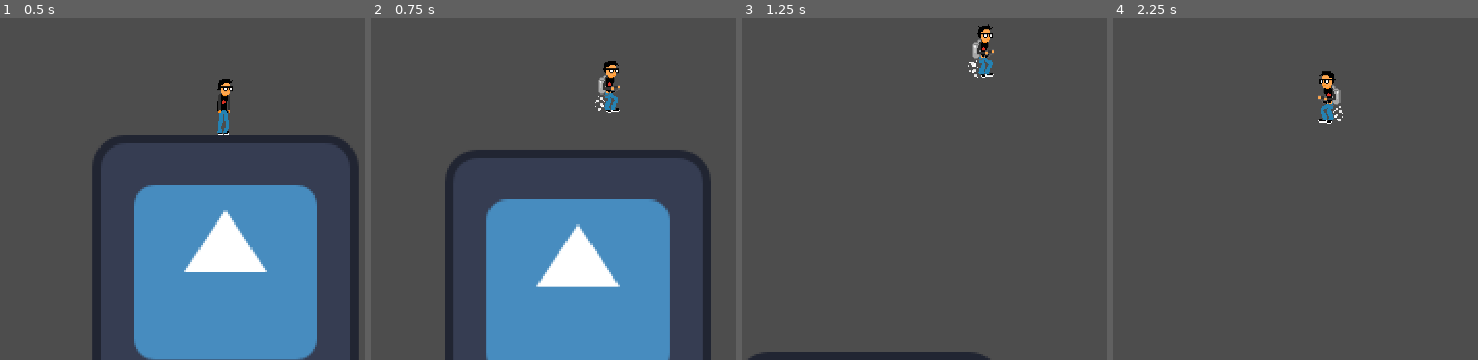
Above: before the commit, frames 1-4 (left to right).
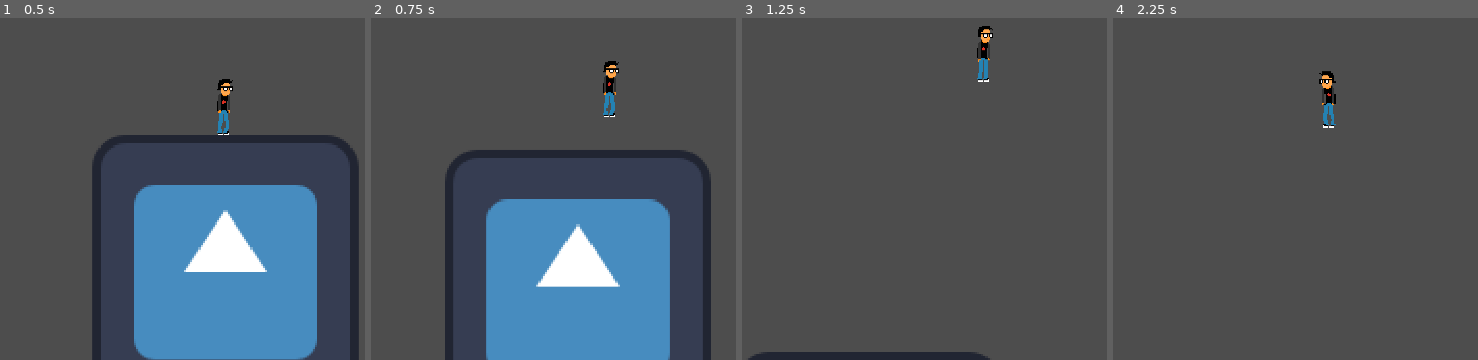
Above: after the commit, the same moments.

Repository: wdsj2127/Where_is_My_Breakfirst
Game: Godot game, scene res://main.tscn
Same seed, same stepped clock (60 frames per second), same inputs: the game is played once before the commit and once after it. The engine's default icon, where the game draws it, is replaced by a stand-in: a white triangle on a blue panel in a dark square.
Inputs (mouse positions are in pixels of both pictures, inside the frame that each line leads up to):
- Up to frame 1 (0.5 s): no input
- Up to frame 2 (0.75 s): tap Enter at 0.5 s; move the mouse to (outside the picture) at 0.52 s; hold D (Right) from 0.53 s (still down); hold W (Lift) from 0.53 s (still down); click (outside the picture) at 0.67 s
- Up to frame 3 (1.25 s): keep holding D (Right); keep holding W (Lift)
- Up to frame 4 (2.25 s): move the mouse to (1178, 158) at 1.27 s; release W (Lift) at 1.28 s; tap W (Lift) at 1.35 s; move the mouse to (1419, 35) at 2.02 s; release D (Right) at 2.03 s; hold A (Left) from 2.03 s (still down); hold W (Lift) from 2.03 s (still down)

Frame 1 is identical in both runs. In frame 2, 0.3% of the frame differs, in the area x 61-69%, y 12-29%; in frame 3, 0.4%, in the area x 61-70%, y 1-19%; in frame 4, 0.4%.

Commit message:
updated
目录结构和角色状态机初步重构

Diff:
--- a/Character/Player/player.gd
+++ /dev/null
@@ -1,12 +0,0 @@
-extends Node
-
-var oxygen = 100
-var fuel = 1000
-
-func _ready() -> void:
-	pass # Replace with function body.
-
-
-# Called every frame. 'delta' is the elapsed time since the previous frame.
-func _process(delta: float) -> void:
-	pass
--- a/Character/Player/player.tscn
+++ b/Character/Player/player.tscn
@@ -1,6 +1,6 @@
 [gd_scene format=3 uid="uid://cpx2lktas4oa"]
 
-[ext_resource type="Script" uid="uid://bbpbf31rcutly" path="res://Character/Player/player_move.gd" id="1_vnk41"]
+[ext_resource type="Script" uid="uid://bqs038wr5ys1" path="res://Character/Player/player_controller.gd" id="1_vnk41"]
 [ext_resource type="Texture2D" uid="uid://devctig6nccxg" path="res://Character/Player/人物动画/站立1.png" id="2_2h1g1"]
 [ext_resource type="Texture2D" uid="uid://beib3nj31saaf" path="res://Character/Player/人物动画/死亡1.png" id="2_xrppt"]
 [ext_resource type="Texture2D" uid="uid://cbi6q5pkd2rja" path="res://Character/Player/人物动画/死亡2.png" id="3_0fghp"]
@@ -160,19 +160,17 @@
 "speed": 6.0
 }]
 
-[node name="CharacterBody2D" type="CharacterBody2D" unique_id=1732956255 node_paths=PackedStringArray("animated_sprite_2d")]
+[node name="Player" type="CharacterBody2D" unique_id=1732956255 node_paths=PackedStringArray("animated_sprite_2d")]
 script = ExtResource("1_vnk41")
-animated_sprite_2d = NodePath("AnimatedSprite2D")
+animated_sprite_2d = NodePath("Anima")
 
-[node name="CollisionShape2D" type="CollisionShape2D" parent="." unique_id=2011810208]
+[node name="Collision" type="CollisionShape2D" parent="." unique_id=2011810208]
 position = Vector2(0, -69)
 shape = SubResource("CapsuleShape2D_vnk41")
 
-[node name="AnimatedSprite2D" type="AnimatedSprite2D" parent="." unique_id=582421408]
+[node name="Anima" type="AnimatedSprite2D" parent="." unique_id=582421408]
 position = Vector2(0, -76)
 scale = Vector2(3, 3)
 sprite_frames = SubResource("SpriteFrames_gva7r")
-animation = &"die"
+animation = &"idle"
 autoplay = "idle"
-frame = 11
-frame_progress = 1.0
--- a/Character/Player/player_move.gd
+++ b/Character/Player/player_controller.gd
@@ -5,6 +5,9 @@
 const GRAVITY = 2400 # 重力
 const LIFT = 3600 # 升力
 const MAX_LIFT = 1200 # 最大升力
+
+enum PlayerState { IDLE, RUN, LIFT, FALL, DIE, GET, DIG }
+var state: PlayerState
 
 func _physics_process(delta: float) -> void :
 	# 重力
@@ -37,7 +40,7 @@
 	pass
 
 # 角色动画
-func update_animation():
+func update_animation() :
 	# 朝向
 	if velocity.x > 0 :
 		animated_sprite_2d.flip_h = false # 面向右边
@@ -45,16 +48,33 @@
 		animated_sprite_2d.flip_h = true # 面向左边
 
 	# 动画
-	var anim
+	match state :
+		PlayerState.IDLE :
+			animated_sprite_2d.play("idle")
+		PlayerState.RUN :
+			animated_sprite_2d.play("run")
+		PlayerState.LIFT :
+			animated_sprite_2d.play("lift")
+		PlayerState.FALL :
+			animated_sprite_2d.play("fall")
+		PlayerState.DIG :
+			animated_sprite_2d.play("dig")
+		PlayerState.GET :
+			animated_sprite_2d.play("get")
+		PlayerState.DIE :
+			animated_sprite_2d.play("die")
+	pass
+
+func update_state() :
+	if state == PlayerState.DIE :
+		pass
 	if is_on_floor() :
 		if velocity.x == 0 :
-			anim = "idle"
+			state = PlayerState.IDLE
 		else :
-			anim = "run"
+			state = PlayerState.RUN
 	else :
-		if Input.is_action_pressed("Lift") :
-			anim = "lift"
-		else :
-			anim = "fall"
-	animated_sprite_2d.play(anim)
+		state = PlayerState.FALL
+	if Input.is_action_pressed("Lift") :
+		state = PlayerState.LIFT
 	pass
--- a/Groud.tscn
+++ b/Map/Groud.tscn
@@ -1,9 +1,9 @@
 [gd_scene format=3 uid="uid://dwag0ekv3f1h3"]
 
-[ext_resource type="Texture2D" uid="uid://dwvvkoi5tcwmr" path="res://map_texture/bedrock.png" id="1_2kpcn"]
-[ext_resource type="Texture2D" uid="uid://b1g1aal3l2ye2" path="res://map_texture/dirt.png" id="2_4b4qb"]
-[ext_resource type="Texture2D" uid="uid://q26ulmonogm5" path="res://map_texture/stone.png" id="3_tbslj"]
-[ext_resource type="Script" uid="uid://1f38xrvxhwns" path="res://groud.gd" id="4_jhedh"]
+[ext_resource type="Texture2D" uid="uid://dwvvkoi5tcwmr" path="res://Map/map_texture/bedrock.png" id="1_2kpcn"]
+[ext_resource type="Texture2D" uid="uid://b1g1aal3l2ye2" path="res://Map/map_texture/dirt.png" id="2_4b4qb"]
+[ext_resource type="Texture2D" uid="uid://q26ulmonogm5" path="res://Map/map_texture/stone.png" id="3_tbslj"]
+[ext_resource type="Script" uid="uid://1f38xrvxhwns" path="res://Map/groud.gd" id="4_jhedh"]
 
 [sub_resource type="TileSetAtlasSource" id="TileSetAtlasSource_2kpcn"]
 texture = ExtResource("1_2kpcn")
Not shown, removed: Character/Player/player.gd.uid
Not shown, added: Character/Player/player_controller.gd.uid
Not shown, removed: Character/Player/player_move.gd.uid
Renamed: groud.gd -> Map/groud.gd
Renamed: groud.gd.uid -> Map/groud.gd.uid
Renamed: map_texture/bedrock.png -> Map/map_texture/bedrock.png
Not shown, changed: Map/map_texture/bedrock.png.import
Renamed: map_texture/dirt.png -> Map/map_texture/dirt.png
Not shown, changed: Map/map_texture/dirt.png.import
Renamed: map_texture/stone (2).png -> Map/map_texture/stone (2).png
Not shown, changed: Map/map_texture/stone (2).png.import
Renamed: map_texture/stone (3).png -> Map/map_texture/stone (3).png
(and 31 more such lines)
